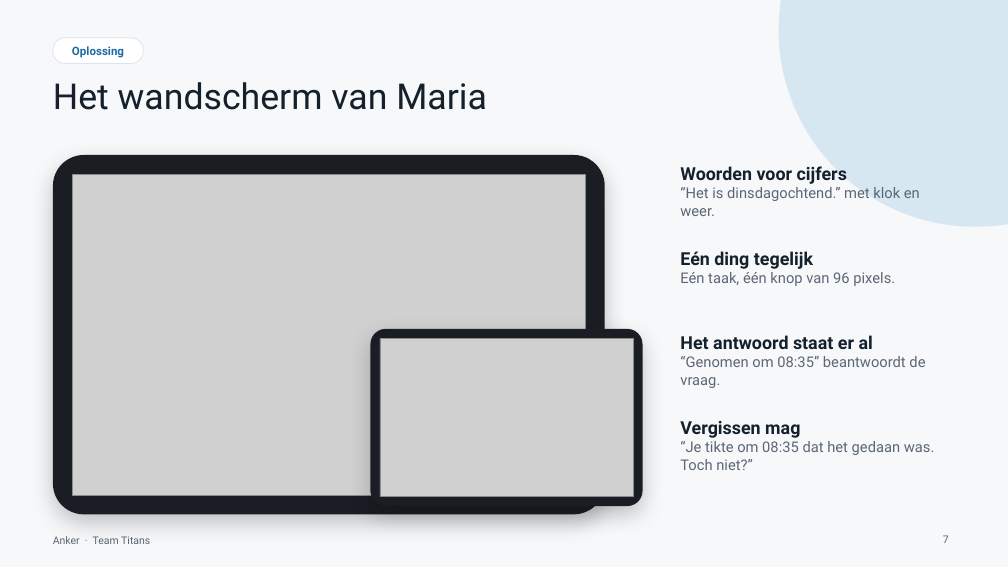
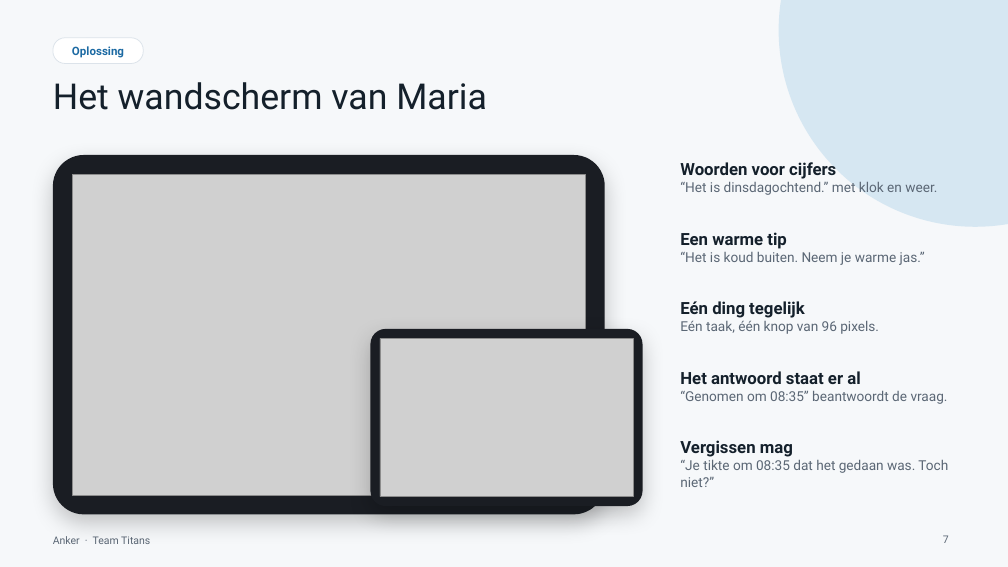
Before and after one commit to sergiuNE/Titans---Hack_The_Future, a slide deck: slide 7 of Documentation/Anker-pitch.pptx. Drawn at 1008x567 pixels with LibreOffice and Linux fonts; fonts in the diff are those of the drawing; grey boxes stand for pictures. Boxes give left, top, right and bottom in pixels: in the first picture for what was removed or moved away, otherwise in the second. Text is boxed around its words. In the diff, an @@ line names an element or a change of style, - is before the commit and + after.

Commit message:
Update the pitch deck to the current app
Next.js and Supabase stack, NL/FR/EN, text size, Wie is dit?, weather tip, caregiver overview and pairing code. New screenshots and a language slide; scope marks languages, sync and login as built.

```diff
--- a/Documentation/Anker-pitch.pptx
+++ b/Documentation/Anker-pitch.pptx
@@ text "Woorden voor cijfers" at [680, 162, 937, 195]: size 17 to 16 pt in "Woorden voor cijfers"; size 14 to 13 pt in "“Het is dinsdagochtend.” met klok en weer." @@
@@ text added at [680, 232, 925, 265], 13 pt, text #5B6775 @@
+Een warme tip
+“Het is koud buiten. Neem je warme jas.”
@@ text "Eén ding tegelijk": place and size @@
-text "Eén ding tegelijk" at [680, 251, 895, 286]
+text "Eén ding tegelijk" at [680, 301, 879, 334]
@@ text "Eén ding tegelijk" at [680, 301, 879, 334]: size 17 to 16 pt in "Eén ding tegelijk"; size 14 to 13 pt in "Eén taak, één knop van 96 pixels." @@
@@ text "Het antwoord staat er al": place and size @@
-text "Het antwoord staat er al" at [680, 335, 925, 388]
+text "Het antwoord staat er al" at [680, 371, 948, 404]
@@ text "Het antwoord staat er al" at [680, 371, 948, 404]: size 17 to 16 pt in "Het antwoord staat er al"; size 14 to 13 pt in "“Genomen om 08:35” beantwoordt de vraag." @@
@@ text "Vergissen mag": place and size @@
-text "Vergissen mag" at [680, 421, 935, 470]
+text "Vergissen mag" at [680, 440, 948, 487]
@@ text "Vergissen mag" at [680, 440, 948, 487]: size 17 to 16 pt in "Vergissen mag"; size 14 to 13 pt in "“Je tikte om 08:35 dat het gedaan ..." @@
```
Also in this commit, not shown: 5 other slides changed, 1 slide added.
